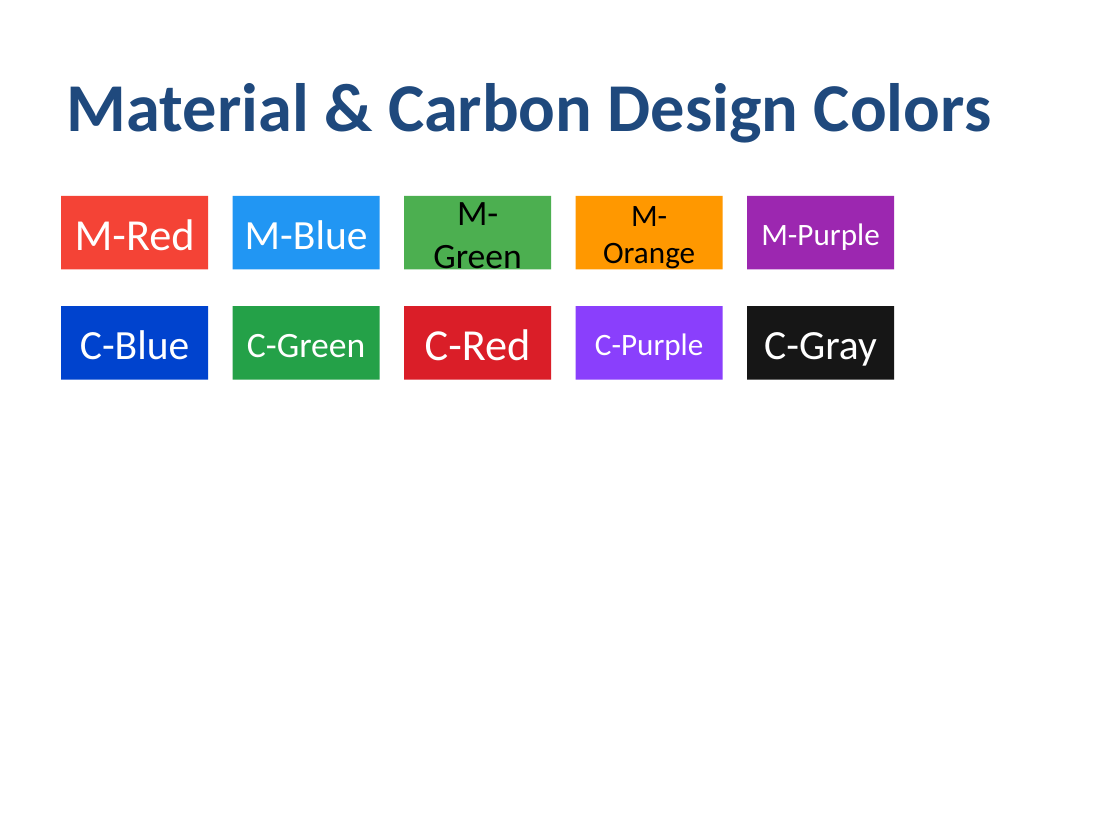
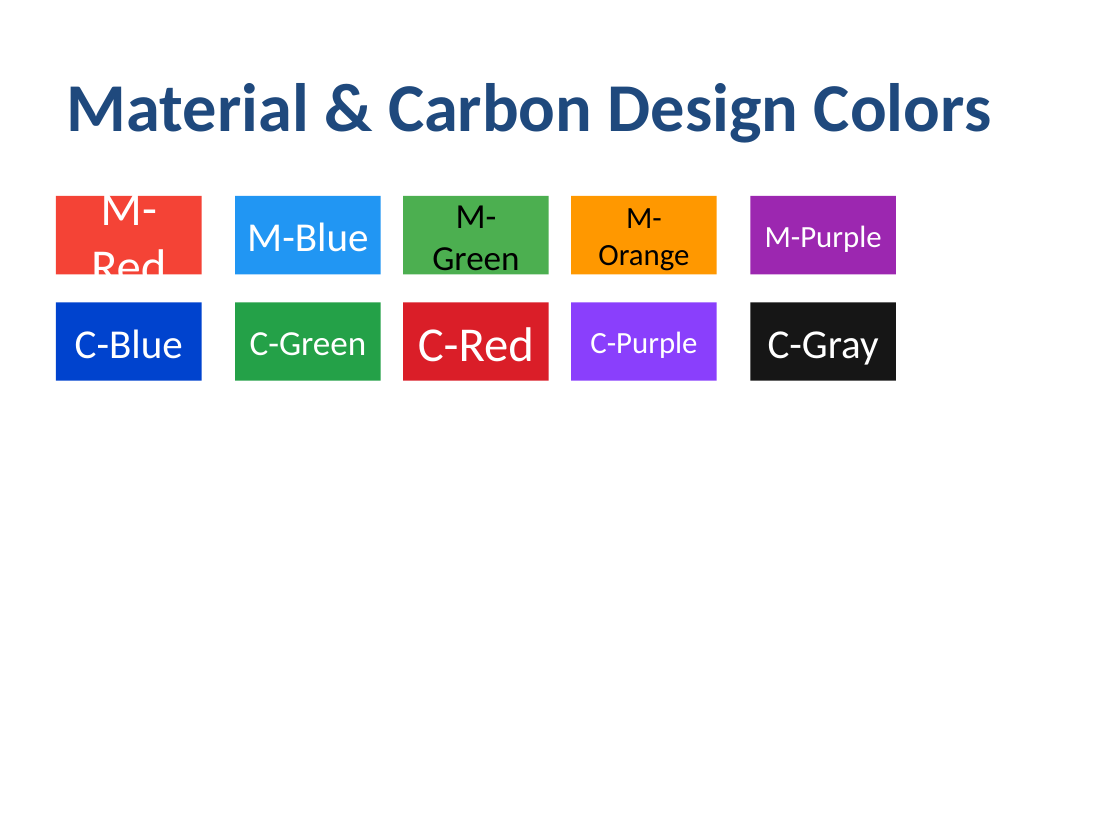
Before and after one commit to yingkitw/ppt-rs, a slide deck: slide 39 of comprehensive_demo.pptx. Drawn at 1120x840 pixels with LibreOffice and Linux fonts; fonts in the diff are those of the drawing. Boxes give left, top, right and bottom in pixels: in the first picture for what was removed or moved away, otherwise in the second. Text is boxed around its words. In the diff, an @@ line names an element or a change of style, - is before the commit and + after.

```diff
--- a/comprehensive_demo.pptx
+++ b/comprehensive_demo.pptx
@@ rectangle "M-Red" at (56,196,202,274): size 28.6 to 31.3 pt @@
@@ rectangle "M-Red": place and size @@
-rectangle "M-Red" at (62,196,208,270)
+rectangle "M-Red" at (56,196,202,274)
@@ rectangle "M-Blue": place and size @@
-rectangle "M-Blue" at (233,196,380,270)
+rectangle "M-Blue" at (235,196,381,274)
@@ rectangle "M-Green" at (403,196,549,274): size 22.9 to 22.6 pt @@
@@ rectangle "M-Green": place and size @@
-rectangle "M-Green" at (404,196,551,270)
+rectangle "M-Green" at (403,196,549,274)
@@ size 20 to 19.8 pt in 3 elements at (750,196,896,274), (571,302,717,381), (571,196,717,274) @@
@@ rectangle "M-Orange": place and size @@
-rectangle "M-Orange" at (576,196,722,270)
+rectangle "M-Orange" at (571,196,717,274)
@@ rectangle "M-Purple": place and size @@
-rectangle "M-Purple" at (747,196,894,270)
+rectangle "M-Purple" at (750,196,896,274)
@@ size 26.7 to 26.4 pt in 3 elements at (750,302,896,381), (235,196,381,274), (56,302,202,381) @@
@@ rectangle "C-Blue": place and size @@
-rectangle "C-Blue" at (62,306,208,380)
+rectangle "C-Blue" at (56,302,202,381)
@@ rectangle "C-Green": place and size @@
-rectangle "C-Green" at (233,306,380,380)
+rectangle "C-Green" at (235,302,381,381)
@@ rectangle "C-Green" at (235,302,381,381): size 22.9 to 22.6 pt @@
@@ rectangle "C-Red": place and size @@
-rectangle "C-Red" at (404,306,551,380)
+rectangle "C-Red" at (403,302,549,381)
@@ rectangle "C-Red" at (403,302,549,381): size 28.6 to 31.3 pt @@
@@ rectangle "C-Purple": place and size @@
-rectangle "C-Purple" at (576,306,722,380)
+rectangle "C-Purple" at (571,302,717,381)
@@ rectangle "C-Gray": place and size @@
-rectangle "C-Gray" at (747,306,894,380)
+rectangle "C-Gray" at (750,302,896,381)
```
Also in this commit, not shown: 21 other slides changed, 6 other files.
